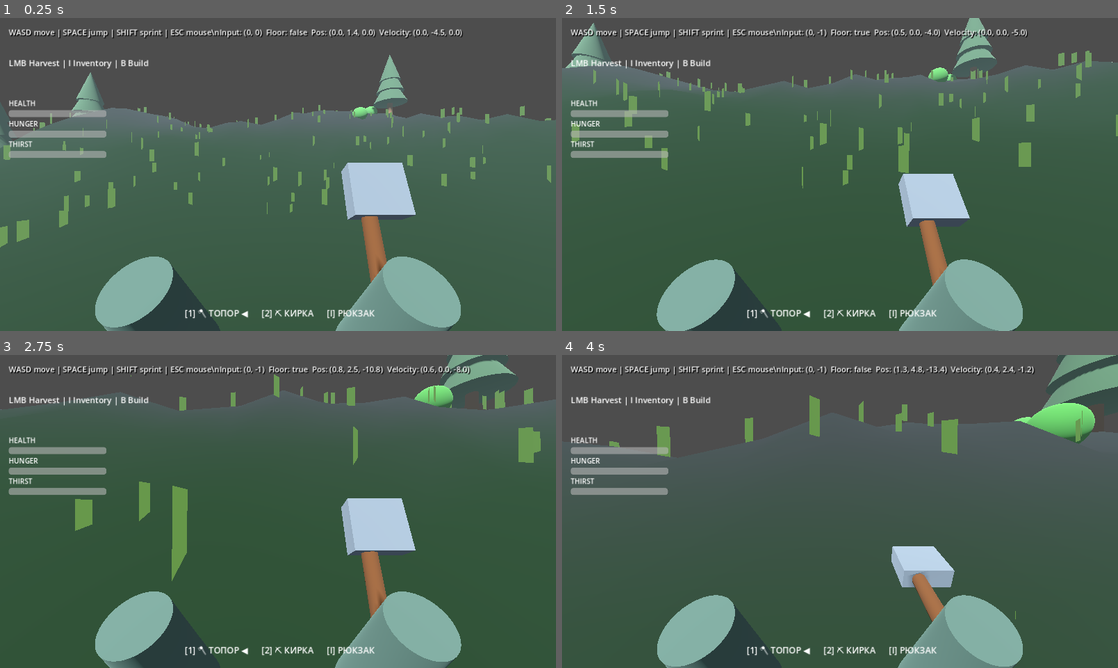
Above: before the commit, frames 1-4 (two rows, left to right).
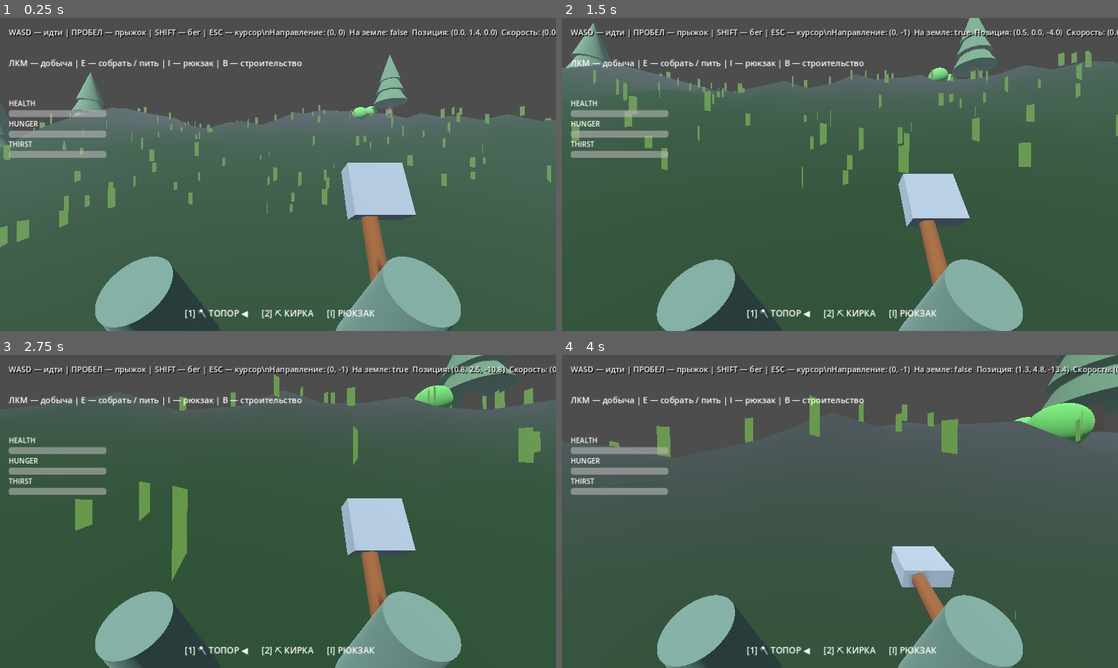
Above: after the commit, the same moments.

Repository: noval000/survival
Game: Godot game, scene res://scenes/Main.tscn
Same seed, same stepped clock (60 frames per second), same inputs: the game is played once before the commit and once after it.
Inputs (mouse positions are in pixels of both pictures, inside the frame that each line leads up to):
- Up to frame 1 (0.25 s): no input
- Up to frame 2 (1.5 s): tap Enter at 0.5 s; move the mouse to (867, 174) at 0.52 s; hold Shift (sprint) 0.53-1.28 s; hold W (move_forward) from 0.53 s (still down); click (867, 174) at 0.67 s; tap Space (jump) at 0.77, 1.07 s; tap E at 0.8, 1.35 s; move the mouse to (812, 174) at 1.27 s; click (812, 174) at 1.42 s
- Up to frame 3 (2.75 s): keep holding W (move_forward); tap Space (jump) at 1.52, 1.55, 1.82, 2.1 s; move the mouse to (289, 505) at 2.02 s; hold Shift (sprint) from 2.03 s (still down); click (289, 505) at 2.17 s
- Up to frame 4 (4 s): keep holding W (move_forward); move the mouse to (834, 517) at 2.77 s; release Shift (sprint) at 2.78 s; tap Shift (sprint) at 2.85 s; click (834, 517) at 2.92 s; tap Space (jump) at 3.02, 3.32, 3.77, 3.8 s; tap E at 3.05, 3.6 s; move the mouse to (878, 514) at 3.52 s; click (878, 514) at 3.67 s

The runs differ from the first frame. In frame 1, 2.0% of the frame differs, in the area x 1-100%, y 3-17%; in frame 2, 2.0%; in frame 3, 2.0%; in frame 4, 2.0%.

Commit message:
Integrate Russian construction toolbar, translate prompts and fix harvest collider typing

Diff:
--- a/godot/scripts/Player.gd
+++ b/godot/scripts/Player.gd
@@ -4,6 +4,7 @@
 const BUILDING_SCRIPT = preload("res://scripts/BuildingSystem.gd")
 const SURVIVAL_UI_SCRIPT = preload("res://scripts/SurvivalUI.gd")
 const SAVE_GAME = preload("res://scripts/SaveGame.gd")
+const BUILDING_HUD_SCRIPT = preload("res://scripts/BuildingHUD.gd")
 
 @export var walk_speed := 5.0
 @export var sprint_speed := 8.0
@@ -29,6 +30,7 @@
 var inventory_ui: CanvasLayer
 var building: Node3D
 var survival_ui: CanvasLayer
+var building_hud: CanvasLayer
 var health: float = 100.0
 var hunger: float = 100.0
 var thirst: float = 100.0
@@ -81,6 +83,9 @@
     survival_ui.name = "SurvivalUI"
     add_child(survival_ui)
     survival_ui.respawn_requested.connect(respawn)
+    building_hud = BUILDING_HUD_SCRIPT.new()
+    add_child(building_hud)
+    building_hud.piece_requested.connect(func(kind: String) -> void: building.choose_piece(kind))
     load_progress.call_deferred()
 
 func _unhandled_input(event: InputEvent) -> void:
@@ -174,14 +179,16 @@
             if building.place_piece(resources):
                 sync_inventory()
                 feedback_remaining = 1.3
-                harvest_feedback.text = "Built: %s" % building.piece_type
+                harvest_feedback.text = "Построено: %s" % building.piece_type
             else:
                 feedback_remaining = 0.8
-                harvest_feedback.text = "Cannot place / missing resources"
+                harvest_feedback.text = "Нельзя построить: место занято или мало ресурсов"
         else:
             try_harvest()
     if resource_label != null:
-        resource_label.text = "B Build | 1-4 Pieces | R Rotate | LMB Place" if building != null and building.active else "LMB Harvest | I Inventory | B Build"
+        resource_label.text = "B — строительство | 1–4 — выбор | R — поворот | ЛКМ — поставить" if building != null and building.active else "ЛКМ — добыча | E — собрать / пить | I — рюкзак | B — строительство"
+    if building_hud != null and building != null:
+        building_hud.update_building(building.active, building.piece_type, building.ghost_valid, resources)
     if not is_on_floor():
         velocity.y -= gravity * delta
     elif Input.is_action_just_pressed("jump") or Input.is_physical_key_pressed(KEY_SPACE):
@@ -206,7 +213,7 @@
         take_damage((absf(fall_speed) - 12.0) * 4.0)
     animate_movement(delta, running)
     if status_label != null:
-        status_label.text = "WASD move | SPACE jump | SHIFT sprint | ESC mouse\\nInput: %s  Floor: %s  Pos: (%.1f, %.1f, %.1f)  Velocity: (%.1f, %.1f, %.1f)" % [str(axis), str( …(108 unchanged characters)…
+        status_label.text = "WASD — идти | ПРОБЕЛ — прыжок | SHIFT — бег | ESC — курсор\\nНаправление: %s  На земле: %s  Позиция: (%.1f, %.1f, %.1f)  Скорость: (%.1f, %.1f, %.1f)" % [str(axis), str( …(108 unchanged characters)…
 
 func setup_arms() -> void:
     arm_root = Node3D.new()
@@ -303,7 +310,7 @@
     var hit: Dictionary = get_world_3d().direct_space_state.intersect_ray(query)
     if hit.is_empty():
         return
-    var target: Object = hit.get("collider")
+    var target: Node3D = hit.get("collider") as Node3D
     if target == null or not target.is_in_group("harvestable"):
         return
     var result: Dictionary = target.call("harvest", equipped_tool, 25)
@@ -395,7 +402,7 @@
         setup_tool()
     sync_inventory()
     feedback_remaining = 1.5
-    harvest_feedback.text = "Crafted: %s" % recipe
+    harvest_feedback.text = "Создано: %s" % recipe
 
 func take_damage(amount: float) -> void:
     if dead:
@@ -425,7 +432,7 @@
         return
     if SAVE_GAME.save_game(self, building):
         feedback_remaining = 1.5
-        harvest_feedback.text = "Game saved"
+        harvest_feedback.text = "Игра сохранена"
 
 func load_progress() -> void:
     if building == null or not building.is_inside_tree():
@@ -477,12 +484,12 @@
         target.set_meta("quantity", 0)
         target.visible = false
         target.set_deferred("monitorable", false)
-        show_message("+%d berries" % quantity)
+        show_message("Собрано ягод: %d" % quantity)
         sync_inventory()
     elif kind == "water":
         thirst = minf(100.0, thirst + 45.0)
         survival_ui.update_stats(health, hunger, thirst)
-        show_message("Drank fresh water +45 thirst")
+        show_message("Вы попили: +45 жажды")
 
 func use_consumable(kind: String) -> void:
     if dead or int(resources.get(kind, 0)) <= 0:
@@ -496,7 +503,7 @@
     resources[kind] = int(resources[kind]) - 1
     survival_ui.update_stats(health, hunger, thirst)
     sync_inventory()
-    show_message("Used: " + kind)
+    show_message("Использовано: " + ("ягоды" if kind == "berries" else "бинт"))
 
 func show_message(message: String) -> void:
     feedback_remaining = 1.6
